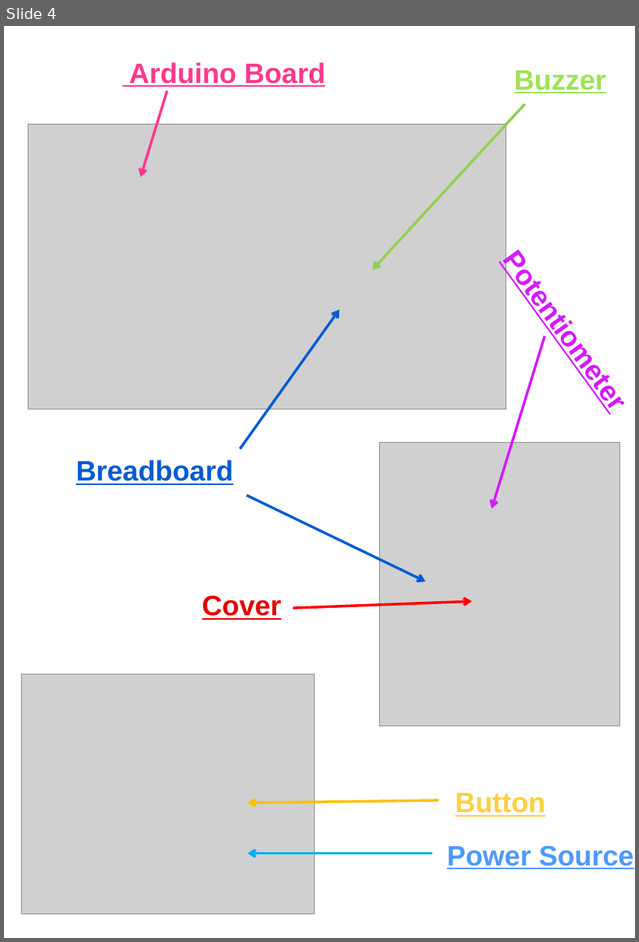
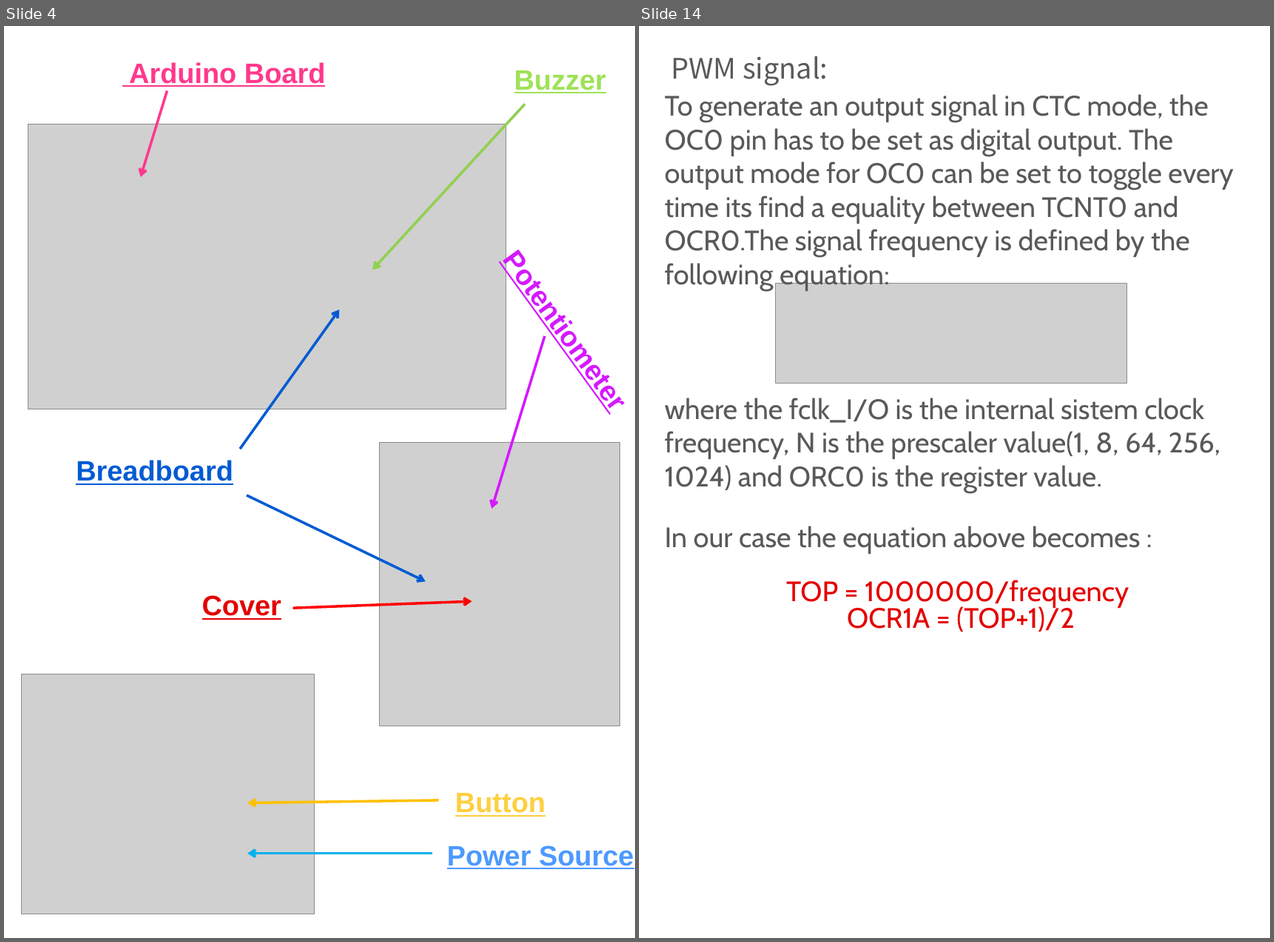
Before and after one commit to MuresanBianca/musical-tree, a slide deck: Documentations/InEnglish/MusicalTreeRo.pptx. Shown side by side, each under a label of ours: slide 4 before the commit, slides 4 and 14 after it; the slides between them are not shown. The pictures are 639x942 and 1274x942 pixels, drawn with LibreOffice and Linux fonts; fonts in the diff are those of the drawing; grey boxes stand for pictures. Boxes give left, top, right and bottom in pixels: in the first picture for what was removed or moved away, otherwise in the second. Text is boxed around its words. In the diff, an @@ line names an element or a change of style, - is before the commit and + after.

```diff
--- a/Documentations/InEnglish/MusicalTreeRo.pptx
+++ b/Documentations/InEnglish/MusicalTreeRo.pptx
@@ slide 14 added at [639,26,1270,938], background #FFFFFF @@
@@ title added at [672,56,828,86], 24 pt, text #595959 @@
+PWM signal:
@@ text added at [665,94,1233,493], 24 pt, text #595959 @@
+To generate an output signal in CTC mode, the OC0 pin has to be set as digital output. The output mode for OC0 can be set to toggle every time its find a equality between TCNT0 and OCR0.The signal frequency is defined by the following equation:
+where the fclk_I/O is the internal sistem clock frequency, N is the prescaler value(1, 8, 64, 256, 1024) and ORC0 is the register value.
@@ picture added at [775,284,1127,383] @@
@@ text added at [665,526,1141,631], 24 pt, text gradient #E30000 to #760303 @@
+In our case the equation above becomes :
+TOP = 1000000/frequency
+OCR1A = (TOP+1)/2
```
Also in this commit, not shown: 9 slides changed, 1 other slide added, 2 slides removed, 1 other file.
